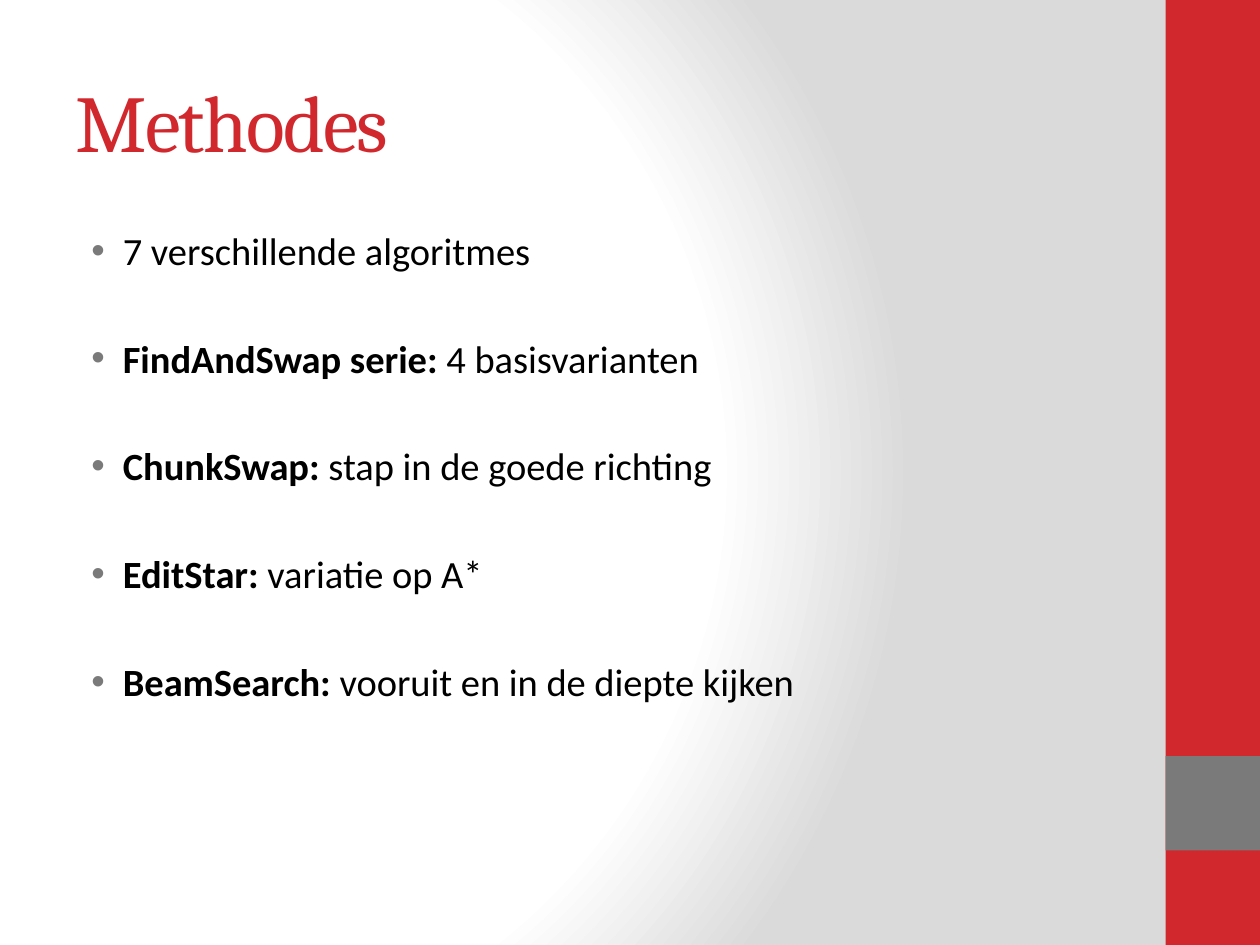
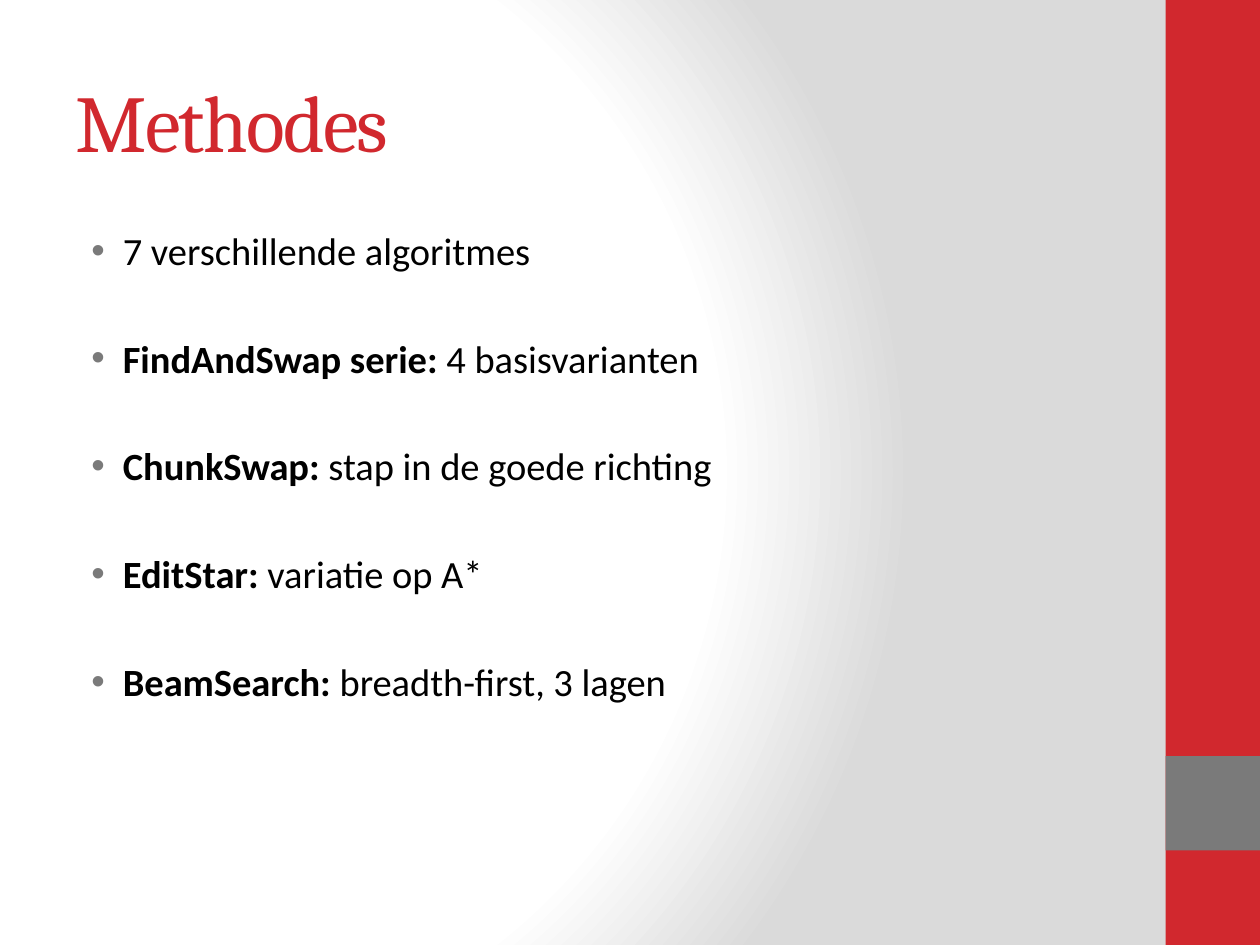
Before and after one commit to Blomr/Fruitvliegen, a slide deck: slide 6 of Fruitvliegen_Presentatie_FINAL VERSION OF DOOM.pptx. Drawn at 1260x945 pixels with LibreOffice and Linux fonts; fonts in the diff are those of the drawing. Boxes give left, top, right and bottom in pixels: in the first picture for what was removed or moved away, otherwise in the second. Text is boxed around its words. In the diff, an @@ line names an element or a change of style, - is before the commit and + after.

```diff
--- a/Fruitvliegen_Presentatie_FINAL VERSION OF DOOM.pptx
+++ b/Fruitvliegen_Presentatie_FINAL VERSION OF DOOM.pptx
@@ text at bbox=[123, 669, 666, 703]: text changed @@
-• BeamSearch: vooruit en in de diepte kijken
+• BeamSearch: breadth-first, 3 lagen
```
Also in this commit, not shown: 1 other slide changed.
